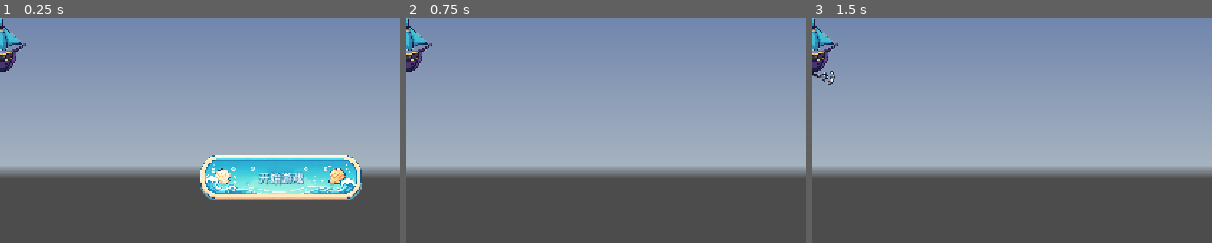
Above: before the commit, frames 1-3 (left to right).
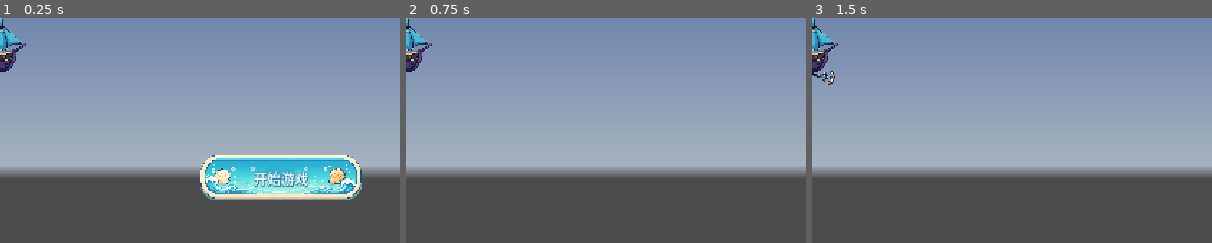
Above: after the commit, the same moments.

Repository: hysonger/anchor-loot
Game: Godot game, scene res://scenes/main.tscn
The game is run twice, just before and just after one commit, with the same random seed, the same clock (stepped at 60 frames per second) and the same inputs. A sky picture missing from this copy of the repository is replaced by a grey-blue gradient.
Inputs (mouse positions are % of the whole screen's width and height, from its top left):
- Up to frame 1 (0.25 s): no input
- Up to frame 2 (0.75 s): click "开始游戏" at 0.5 s
- Up to frame 3 (1.5 s): tap Enter at 1.25 s; move the mouse to (72, 45) at 1.27 s; click (72, 45) at 1.42 s
The pictures show only the part of the screen within x 15-65%, y 16-66%; the shares and areas given below are measured in that part.

The runs differ from the first frame. In frame 1, 0.7% of the frame differs, in the area x 63-78%, y 68-76%; in frame 2, nothing differs; in frame 3, nothing differs.

Commit message:
调大按钮字体；限制宝箱刷新高度

Diff:
--- a/autoload/game.gd
+++ b/autoload/game.gd
@@ -44,6 +44,8 @@
 const CHEST_VX_MAX := -80.0
 const CHEST_SWING_AMP  := 8.0
 const CHEST_SWING_FREQ := 1.5
+const CHEST_SPAWN_Y_MIN := 280
+const CHEST_SPAWN_Y_MAX := 480
 
 # ---- 鱼（NormalFish / AggressiveFish 巡逻态）----
 const FISH_VX_MIN    := -150.0
--- a/scenes/start_button.tscn
+++ b/scenes/start_button.tscn
@@ -2,13 +2,18 @@
 
 [ext_resource type="Texture2D" uid="uid://cmx58ve2gj8p2" path="res://res/ui_btn_start_v2.png" id="1_jbgbd"]
 [ext_resource type="Theme" uid="uid://8b67ulv0qfx4" path="res://res/theme.tres" id="2_g46ki"]
-[ext_resource type="LabelSettings" uid="uid://5qitupxm71og" path="res://res/label_settings.tres" id="3_ynksu"]
 
 [sub_resource type="InputEventAction" id="InputEventAction_jbgbd"]
 action = &"ui_accept"
 
 [sub_resource type="Shortcut" id="Shortcut_g46ki"]
 events = [SubResource("InputEventAction_jbgbd")]
+
+[sub_resource type="LabelSettings" id="LabelSettings_x8tau"]
+font_size = 20
+outline_size = 4
+outline_color = Color(1.0588765e-06, 0.51909167, 0.7248655, 1)
+shadow_color = Color(0, 0, 0, 0.627451)
 
 [sub_resource type="StyleBoxFlat" id="StyleBoxFlat_capsule"]
 bg_color = Color(0, 0, 0, 0.25)
@@ -32,8 +37,8 @@
 offset_right = 232.0
 offset_bottom = 65.0
 theme = ExtResource("2_g46ki")
-text = "开始游戏 [Space]"
-label_settings = ExtResource("3_ynksu")
+text = "开始游戏"
+label_settings = SubResource("LabelSettings_x8tau")
 horizontal_alignment = 1
 vertical_alignment = 1
 
--- a/scripts/spawner.gd
+++ b/scripts/spawner.gd
@@ -25,7 +25,12 @@
     var scene: PackedScene = _pick_spawn_scene()
     var item: Item = scene.instantiate()
     add_child(item)
-    var y := randf_range(Game.SPAWN_Y_MIN, Game.SPAWN_Y_MAX)
+    var y_min := Game.SPAWN_Y_MIN
+    var y_max := Game.SPAWN_Y_MAX
+    if item is ChestItem:
+        y_min = Game.CHEST_SPAWN_Y_MIN
+        y_max = Game.CHEST_SPAWN_Y_MAX
+    var y := randf_range(y_min, y_max)
     item.setup(Vector2(Game.SPAWN_X, y))
 
 func _pick_spawn_scene() -> PackedScene:
Not shown, changed: GDD.md
